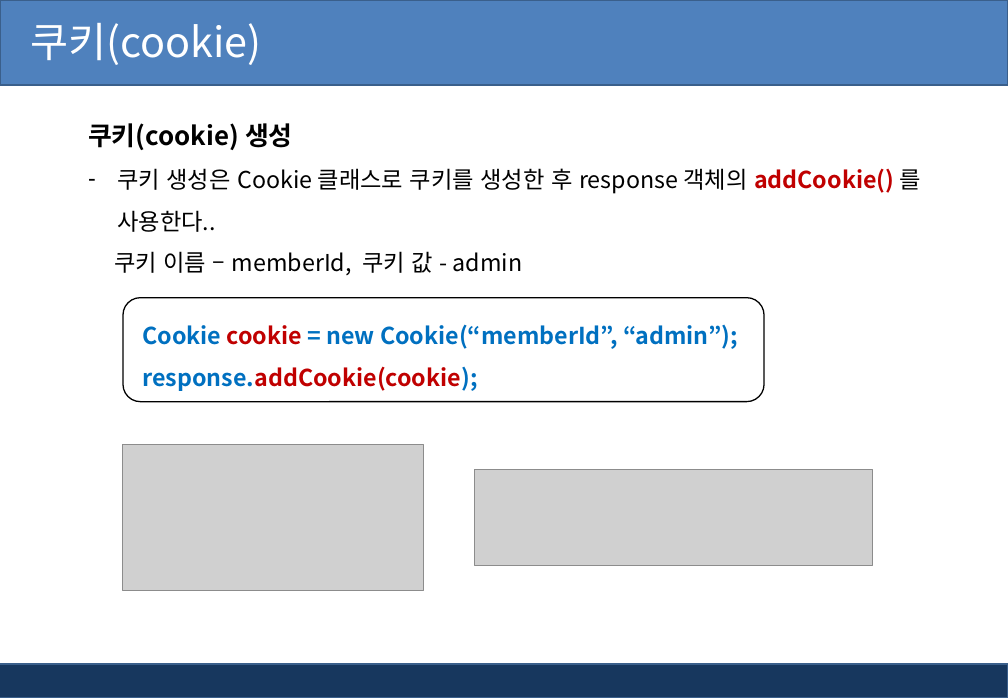
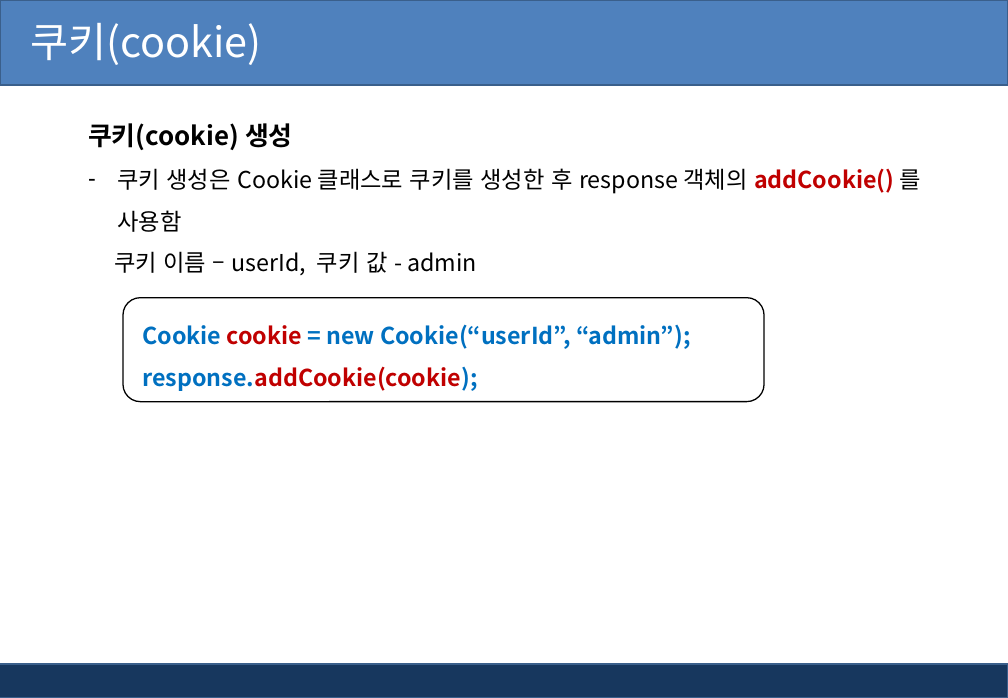
Before and after one commit to pshho/ngreen_project, a slide deck: slide 32 of jspWorks/자료/jsp_ppt/5장. jsp 세션과 쿠키.pptx (slide 30 before the commit). Drawn at 1008x698 pixels with LibreOffice and Linux fonts; fonts in the diff are those of the drawing; grey boxes stand for pictures; background and template pictures are left out. Boxes give left, top, right and bottom in pixels: in the first picture for what was removed or moved away, otherwise in the second. Text is boxed around its words. In the diff, an @@ line names an element or a change of style, - is before the commit and + after.

```diff
--- a/jspWorks/자료/jsp_ppt/5장. jsp 세션과 쿠키.pptx
+++ b/jspWorks/자료/jsp_ppt/5장. jsp 세션과 쿠키.pptx
@@ text at box(114, 168, 921, 275): text changed @@
-– 쿠키 생성은 Cookie 클래스로 쿠키를 생성한 후 response 객체의 addCookie() 를 사용한다..
-쿠키 이름 – memberId, 쿠키 값 - admin
+– 쿠키 생성은 Cookie 클래스로 쿠키를 생성한 후 response 객체의 addCookie() 를 사용함
+쿠키 이름 – userId, 쿠키 값 - admin
@@ text in rounded rectangle at box(142, 324, 691, 349): text changed @@
-Cookie cookie = new Cookie(“memberId”, “admin”);
+Cookie cookie = new Cookie(“userId”, “admin”);
@@ picture removed at box(123, 444, 423, 590) @@
@@ picture removed at box(475, 469, 873, 565) @@
```
Also in this commit, not shown: 3 other slides changed, 3 slides added, 18 other files.
